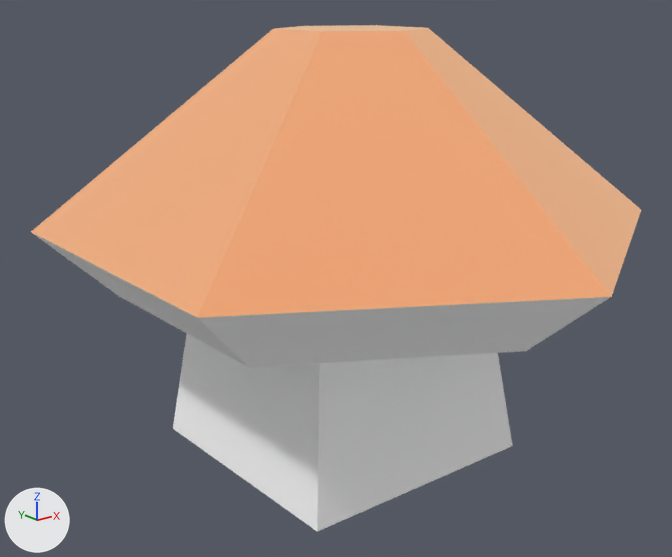
A saved change to the glTF model packs/nature-kit/mushroom-tan.glb.
Both versions are drawn from a 50 mm camera at (-0.206, -0.255, 0.117) aimed at (-0.005, -0.004, 0.017). The axes (+X, +Y, +Z) are drawn at lower left. The lights are the same throughout. The older version comes first. Where no turn or scale is listed for an object, it has been applied to the vertices.

The older version as bpy lines, for what is in view:
```python
mat_colortan = principled_material('colorTan')
mat_colortan.base_color = (1.0, 0.682, 0.435)  # beige #ffd7b0
mat_colortan.metallic = 1.0
mat_colortan.roughness = 1.0
me_mesh_mushroom_tan = bpy.data.meshes.new('Mesh mushroom_tan')
me_mesh_mushroom_tan.from_pydata(...)  # 26 vertices, 48 faces; spans x -0.095..0.097, y -0.116..0.105, z 0.0..0.154
# faces by material slot: [32, 16]
me_mesh_mushroom_tan.materials.append(mat_defaultmat)  # white #ffffff
me_mesh_mushroom_tan.materials.append(mat_colortan)  # beige #ffd7b0
ob_mushroom_tan = bpy.data.objects.new('mushroom_tan', me_mesh_mushroom_tan)
ob_mushroom_tan.location = (0.0, 0.0, -0.05)
```
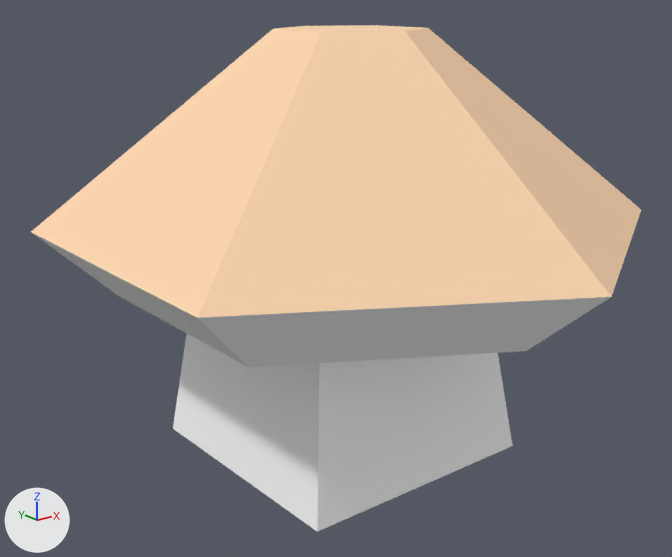
Boxes [x1, y1, x2, y2] around the edits, measured in the pictures (672 x 557 px):
'mushroom_tan', surface changed: [31, 25, 641, 354] in both

Patch to the scene script:
```diff
--- a/packs/nature-kit/mushroom-tan.glb.py
+++ b/packs/nature-kit/mushroom-tan.glb.py
@@ mat_colortan @@
 mat_colortan.base_color = (1.0, 0.682, 0.435)  # beige #ffd7b0
-mat_colortan.metallic = 1.0
 mat_colortan.roughness = 1.0
@@ ob_tmpparent @@
-ob_tmpparent = bpy.data.objects.new('tmpParent', None)
-ob_tmpparent.location = (0.0, 0.0, 0.0)
```
